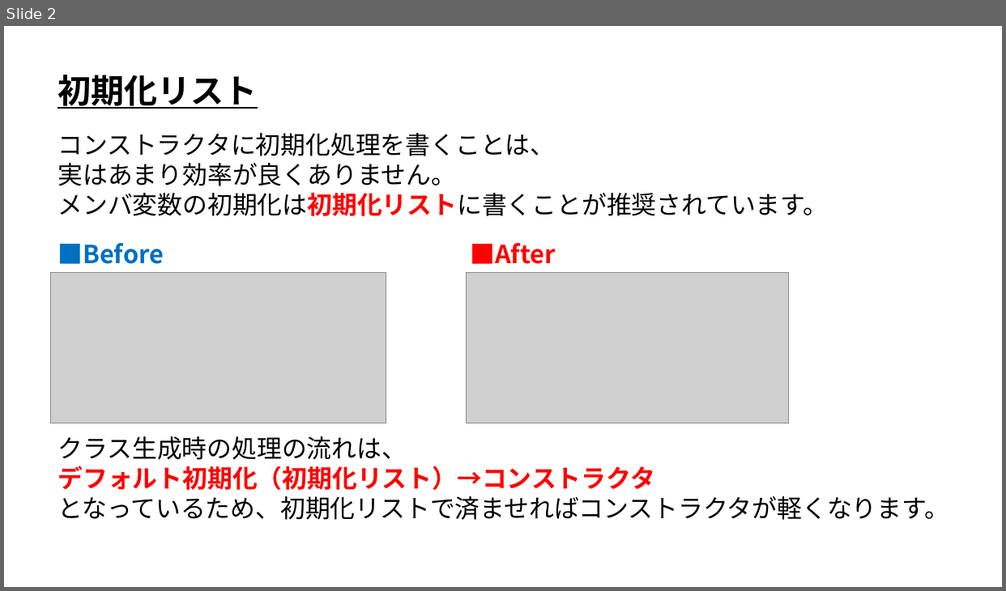
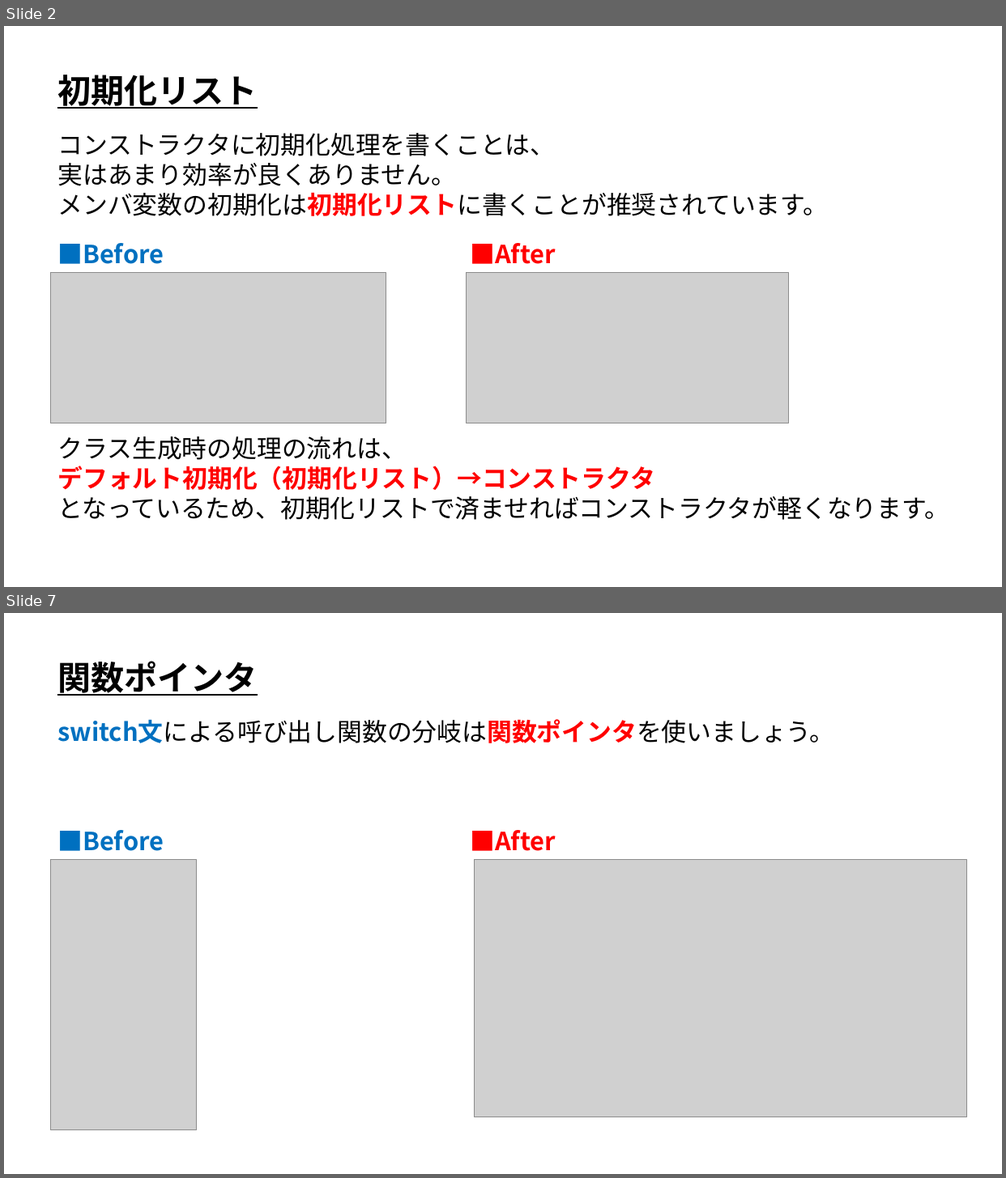
Before and after one commit to ArakiYusuke-Ohara/Textbook, a slide deck: ゲーム科2年/01_後期/キャリアデザインⅢ/コードの質を上げる.pptx. Shown one above the other, each under a label of ours: slide 2 before the commit, slides 2 and 7 after it; the slides between them are not shown. The pictures are 1006x591 and 1006x1178 pixels, drawn with LibreOffice and Linux fonts; fonts in the diff are those of the drawing; grey boxes stand for pictures. Boxes give left, top, right and bottom in pixels: in the first picture for what was removed or moved away, otherwise in the second. Text is boxed around its words. In the diff, an @@ line names an element or a change of style, - is before the commit and + after.

```diff
--- a/ゲーム科2年/01_後期/キャリアデザインⅢ/コードの質を上げる.pptx
+++ b/ゲーム科2年/01_後期/キャリアデザインⅢ/コードの質を上げる.pptx
@@ slide 7 added at (x1=4, y1=613, x2=1002, y2=1174), background #FFFFFF @@
@@ text added at (x1=57, y1=661, x2=257, y2=696), 32 pt, text #000000, bold, underline @@
+関数ポインタ
@@ text added at (x1=57, y1=719, x2=834, y2=743), 24 pt, text #000000 @@
+switch文による呼び出し関数の分岐は関数ポインタを使いましょう。
@@ text added at (x1=57, y1=830, x2=164, y2=851), 24 pt, text #0070C0, bold @@
+■Before
@@ text added at (x1=470, y1=830, x2=555, y2=851), 24 pt, text #FF0000, bold @@
+■After
@@ picture added at (x1=50, y1=860, x2=197, y2=1131) @@
@@ picture added at (x1=475, y1=860, x2=967, y2=1117) @@
```
Also in this commit, not shown: 1 slide changed, 4 other slides added.
